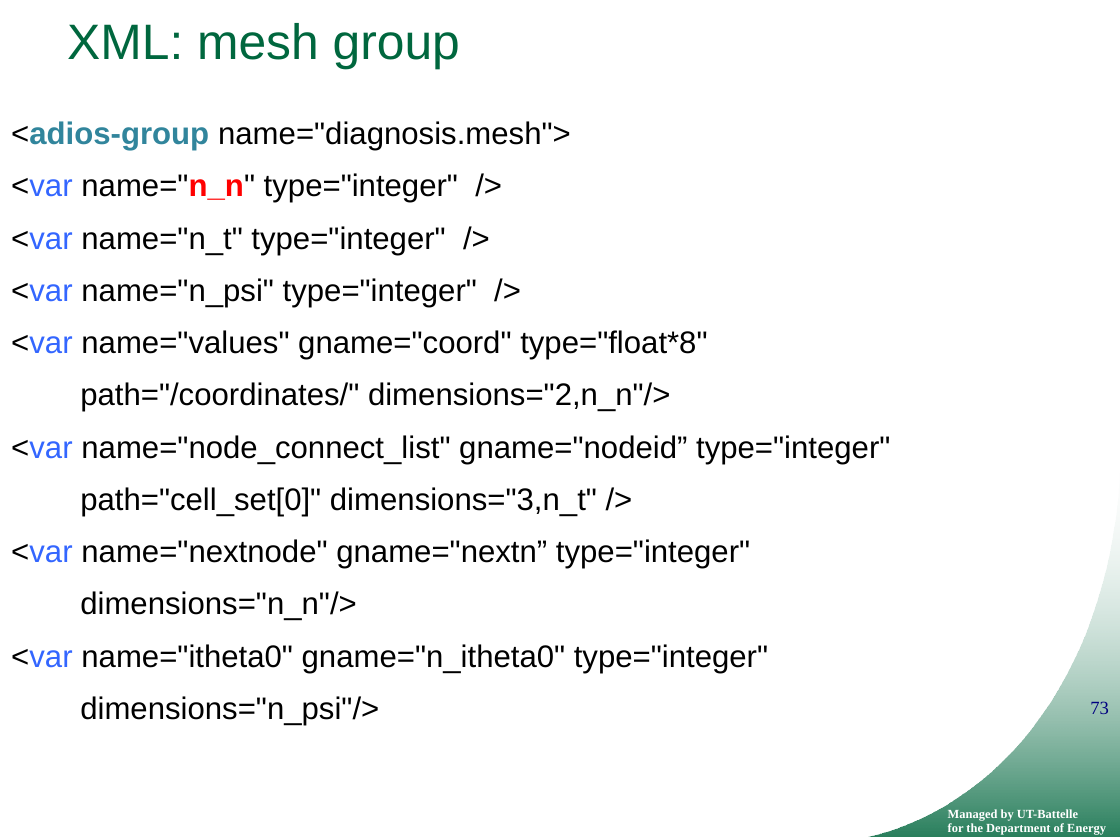
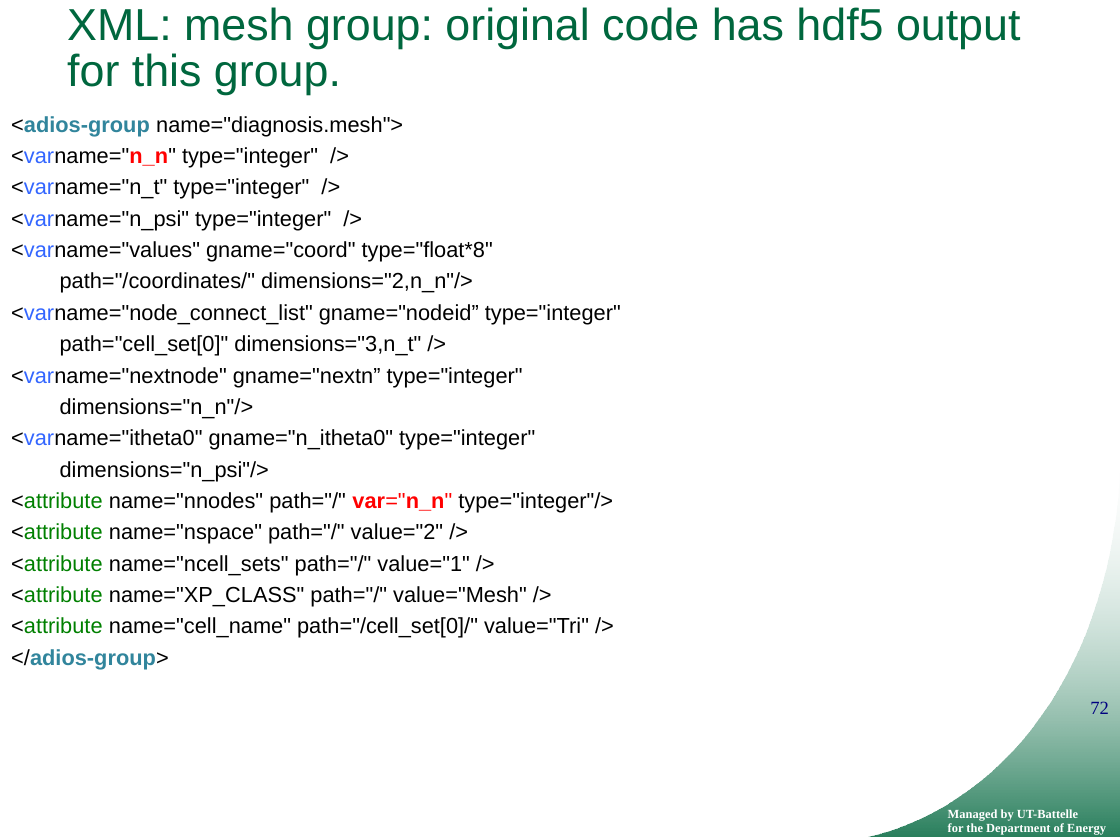
Before and after one commit to ornladios/ADIOS, a slide deck: slide 72 of tutorial/adios_api_scidac_tutorial.pptx (slide 73 before the commit). Drawn at 1120x840 pixels with LibreOffice and Linux fonts; fonts in the diff are those of the drawing; background and template pictures are left out. Boxes give left, top, right and bottom in pixels: in the first picture for what was removed or moved away, otherwise in the second. Text is boxed around its words. In the diff, an @@ line names an element or a change of style, - is before the commit and + after.

```diff
--- a/tutorial/adios_api_scidac_tutorial.pptx
+++ b/tutorial/adios_api_scidac_tutorial.pptx
@@ title at [67,7,1020,94]: text changed; size 32 to 28.8 pt @@
-XML: mesh group
+XML: mesh group: original code has hdf5 output for this group.
@@ text at [11,116,473,481]: size 20 to 14 pt in "<adios-group name="diagnosis.mesh">", "path="/coordinates/" dimensions="2,n_n"/>", "path="cell_set[0]" dimensions="3,n_t" />", "dimensions="n_n"/>" and 1 more places; line spacing 0.9 to 0.7; less space between paragraphs @@
@@ text at [11,147,493,262]: text changed; size 20 to 14 pt @@
-<var name="n_n" type="integer" />
-<var name="n_t" type="integer" />
-<var name="n_psi" type="integer" />
-<var name="values" gname="coord" type="float*8"
+<varname="n_n" type="integer" />
+<varname="n_t" type="integer" />
+<varname="n_psi" type="integer" />
+<varname="values" gname="coord" type="float*8"
@@ text at [11,304,621,325]: text changed; size 20 to 14 pt @@
-<var name="node_connect_list" gname="nodeid” type="integer"
+<varname="node_connect_list" gname="nodeid” type="integer"
@@ text at [11,367,523,387]: text changed; size 20 to 14 pt @@
-<var name="nextnode" gname="nextn” type="integer"
+<varname="nextnode" gname="nextn” type="integer"
@@ text at [11,429,535,450]: text changed; size 20 to 14 pt @@
-<var name="itheta0" gname="n_itheta0" type="integer"
+<varname="itheta0" gname="n_itheta0" type="integer"
@@ text at [11,492,613,669]: paragraphs added @@
+<attribute name="nnodes" path="/" var="n_n" type="integer"/>
+<attribute name="nspace" path="/" value="2" />
+<attribute name="ncell_sets" path="/" value="1" />
+<attribute name="XP_CLASS" path="/" value="Mesh" />
+<attribute name="cell_name" path="/cell_set[0]/" value="Tri" />
+</adios-group>
@@ page number at [1090,701,1109,714]: text changed @@
-73
+72
```
Also in this commit, not shown: 22 other slides changed, 2 slides added, 14 slides removed.
